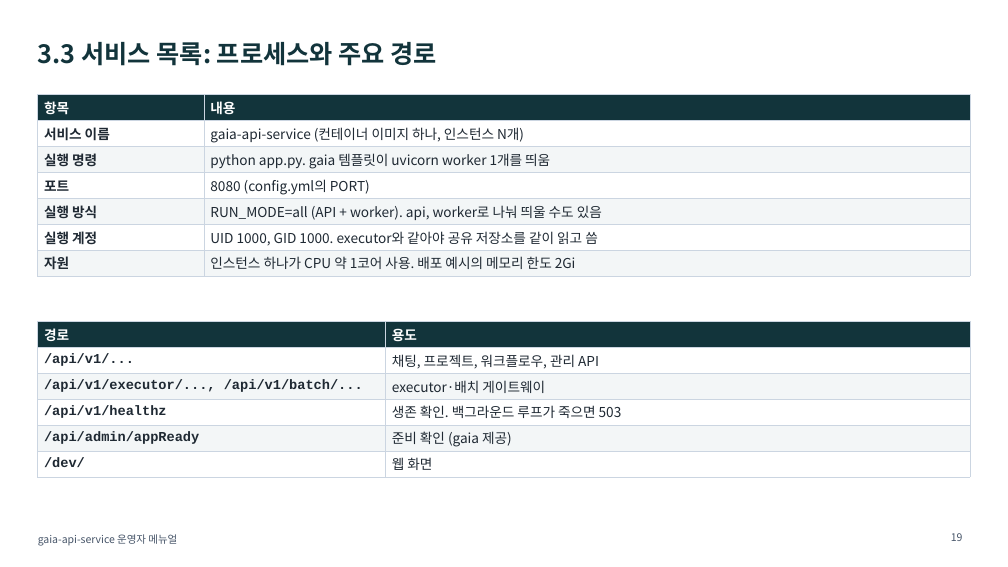
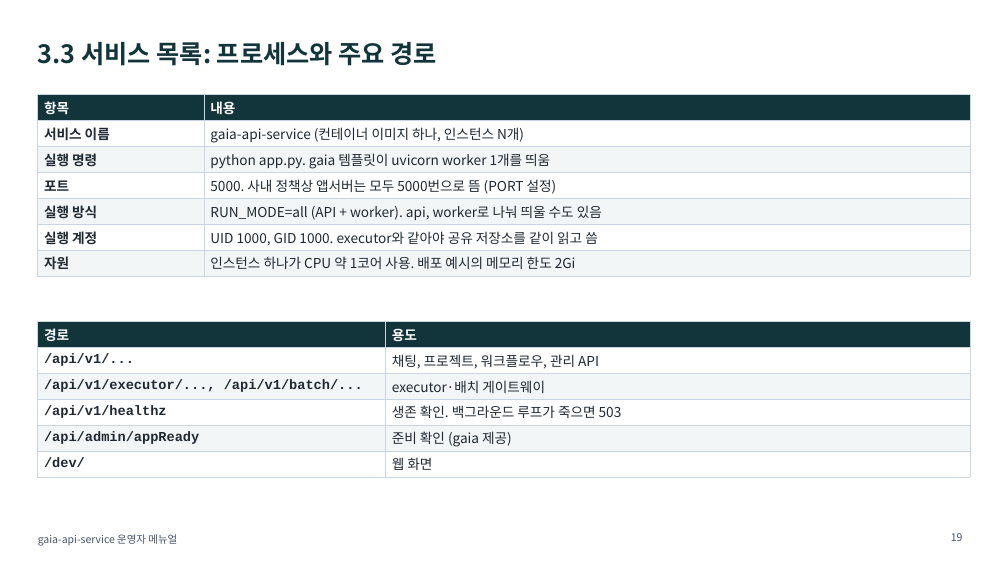
Before and after one commit to KimHwaJin/pr-agentic-service, a slide deck: slide 19 of docs/deliverables/08-operator-manual.pptx. Drawn at 1008x567 pixels with LibreOffice and Linux fonts; fonts in the diff are those of the drawing. Boxes give left, top, right and bottom in pixels: in the first picture for what was removed or moved away, otherwise in the second. Text is boxed around its words. In the diff, an @@ line names an element or a change of style, - is before the commit and + after.

```diff
--- a/docs/deliverables/08-operator-manual.pptx
+++ b/docs/deliverables/08-operator-manual.pptx
@@ table at (38,95,970,274) @@
-row 4, column 2: 8080 (config.yml의 PORT)
+row 4, column 2: 5000. 사내 정책상 앱서버는 모두 5000번으로 뜸 (PORT 설정)
```
Also in this commit, not shown: 1 other slide changed, 15 other files.
